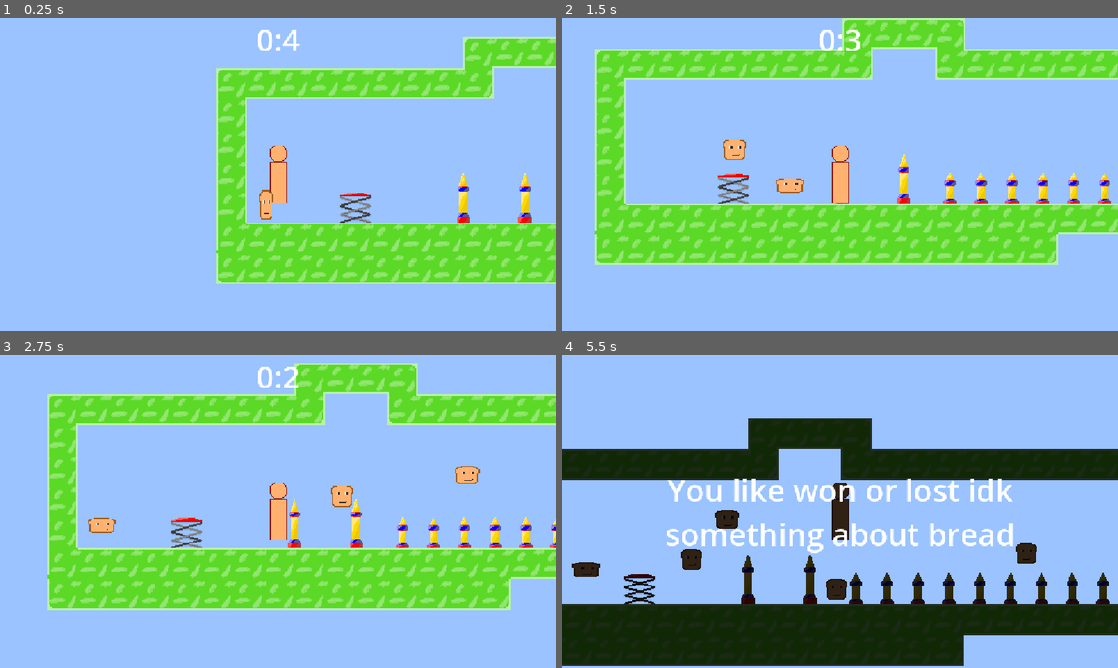
Above: before the commit, frames 1-4 (two rows, left to right).
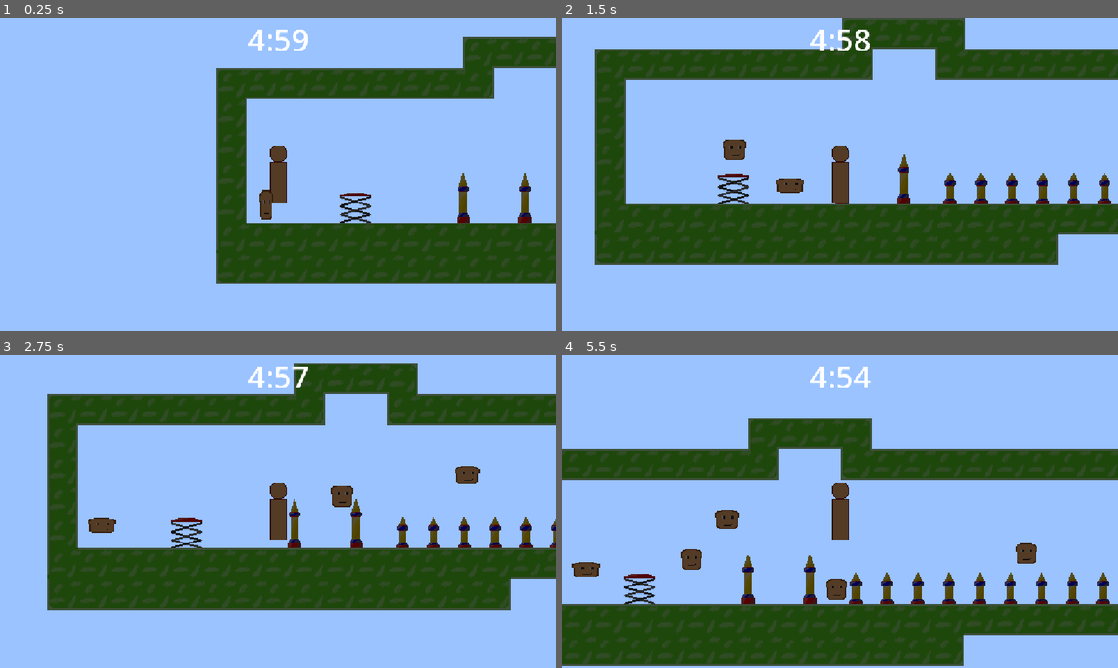
Above: after the commit, the same moments.

Repository: ropva/haven-game
Game: Godot game, scene res://scenes/main.tscn
Two runs of this game, one before a commit and one after it. Both use one fixed random seed, a clock stepped at 60 frames per second and the inputs below.
Inputs:
- Up to frame 1 (0.25 s): no input
- Up to frame 2 (1.5 s): tap Enter (ui_accept) at 0.5, 0.77 s; hold F (shoot) 0.53-1.28 s; hold Right (ui_right) from 0.53 s (still down); tap F (shoot) at 1.35 s
- Up to frame 3 (2.75 s): tap Enter (ui_accept) at 1.52 s; release Right (ui_right) at 2.03 s; hold Left (ui_left) from 2.03 s (still down); hold F (shoot) from 2.03 s (still down)
- Up to frame 4 (5.5 s): release Left (ui_left) at 2.78 s; release F (shoot) at 2.78 s; hold Right (ui_right) 2.78-4.28 s; tap F (shoot) at 2.85, 4.35 s; tap Enter (ui_accept) at 3.02, 3.77, 4.52 s; hold F (shoot) 3.53-4.28 s; hold Left (ui_left) 4.28-5.03 s; hold Right (ui_right) from 5.03 s (still down); hold F (shoot) from 5.03 s (still down)

The runs differ from the first frame. In frame 1, 22% of the frame differs, in the area x 38-100%, y 3-85%; in frame 2, 32%; in frame 3, 33%; in frame 4, 35%, in the area x 0-100%, y 3-100%.

Commit message:
wip end screen

Diff:
--- a/scenes/main.gd
+++ b/scenes/main.gd
@@ -1,6 +1,6 @@
 extends Node2D
 # In seconds
-var timer = 5
+var timer = 5 * 60
 
 # Called when the node enters the scene tree for the first time.
 func _ready() -> void:
--- a/scenes/main.tscn
+++ b/scenes/main.tscn
@@ -485,5 +485,4 @@
 
 [node name="CanvasModulate" type="CanvasModulate" parent="." unique_id=494526020]
 unique_name_in_owner = true
-visible = false
-color = Color(0.18359044, 0.18359044, 0.18359044, 1)
+color = Color(0.32915878, 0.32915825, 0.32915848, 1)
